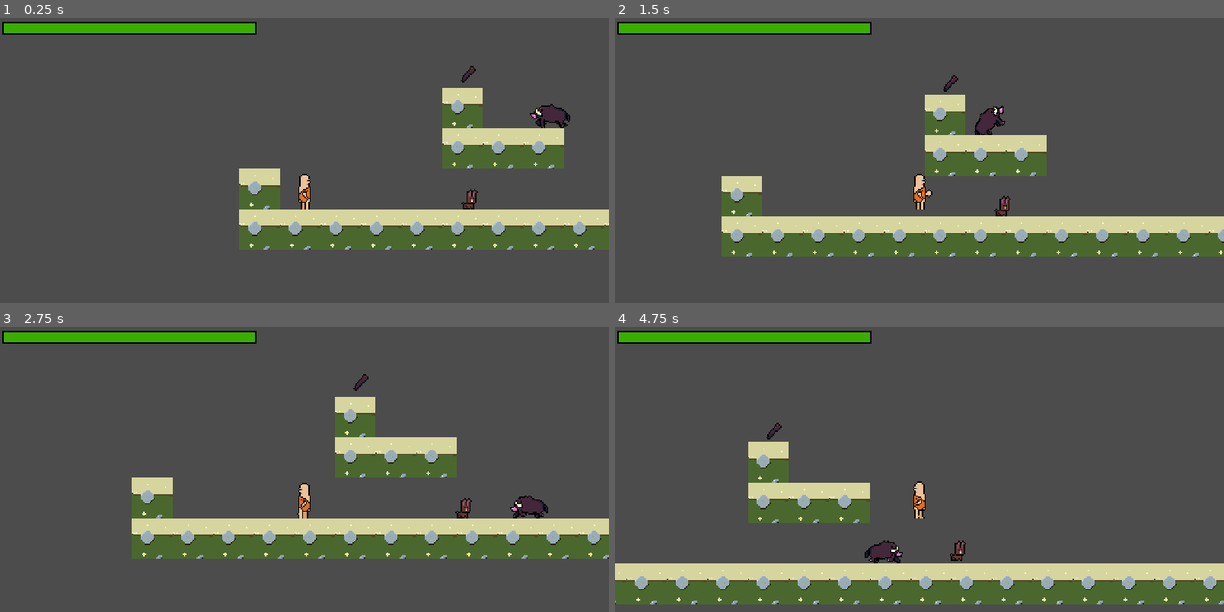
Above: before the commit, frames 1-4 (two rows, left to right).
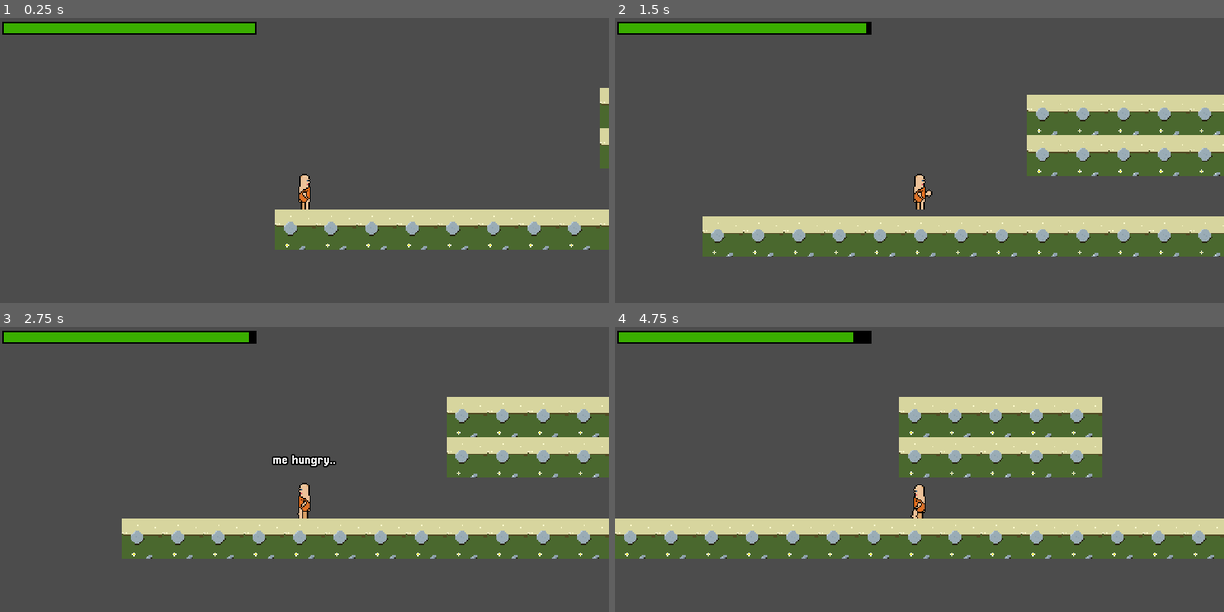
Above: after the commit, the same moments.

Repository: Graggor/gamejam-1
Game: Godot game, scene res://Levels/Level1.tscn
Same seed, same stepped clock (60 frames per second), same inputs: the game is played once before the commit and once after it. Sound files missing from this copy of the repository are replaced by a short silence.
Inputs (mouse positions are in pixels of both pictures, inside the frame that each line leads up to):
- Up to frame 1 (0.25 s): no input
- Up to frame 2 (1.5 s): move the mouse to (1053, 171) at 0.52 s; hold D (move_right) from 0.53 s (still down); click (1053, 171) at 0.6 s; tap Space (jump) at 0.77 s; move the mouse to (797, 206) at 1.27 s; click (797, 206) at 1.35 s
- Up to frame 3 (2.75 s): tap Space (jump) at 1.52 s; move the mouse to (365, 423) at 2.02 s; release D (move_right) at 2.03 s; hold A (move_left) from 2.03 s (still down); click (365, 423) at 2.1 s
- Up to frame 4 (4.75 s): move the mouse to (889, 566) at 2.77 s; release A (move_left) at 2.78 s; hold D (move_right) 2.78-4.28 s; click (889, 566) at 2.85 s; tap Space (jump) at 3.02, 3.77, 4.52 s; move the mouse to (1102, 549) at 3.52 s; click (1102, 549) at 3.6 s; move the mouse to (736, 446) at 4.27 s; hold A (move_left) from 4.28 s (still down); click (736, 446) at 4.35 s

The runs differ from the first frame. In frame 1, 7.6% of the frame differs, in the area x 39-100%, y 16-82%; in frame 2, 16%; in frame 3, 15%; in frame 4, 42%, in the area x 0-100%, y 1-98%.

Commit message:
fixed a crash. made a text thing.

Diff:
--- a/Characters/Enemies/Boar.tscn
+++ b/Characters/Enemies/Boar.tscn
@@ -178,7 +178,7 @@
 [node name="Sprite" type="Sprite" parent="."]
 texture = ExtResource( 1 )
 hframes = 12
-frame = 8
+frame = 7
 
 [node name="Vision" type="Area2D" parent="."]
 visible = false
@@ -218,6 +218,8 @@
 
 [node name="Sound" type="AudioStreamPlayer2D" parent="."]
 stream = ExtResource( 4 )
+max_distance = 400.0
+attenuation = 2.46229
 bus = "Sounds"
 
 [node name="AttackCooldown" type="Timer" parent="."]
--- a/Characters/Player/Player.tscn
+++ b/Characters/Player/Player.tscn
@@ -6,6 +6,14 @@
 [ext_resource path="res://Scripts/Hurtbox.gd" type="Script" id=4]
 [ext_resource path="res://audio/sounds/Player/player_hitting.wav" type="AudioStream" id=5]
 [ext_resource path="res://audio/sounds/Player/player_walkcycle.wav" type="AudioStream" id=6]
+[ext_resource path="res://audio/sounds/Player/heartbeat.wav" type="AudioStream" id=7]
+[ext_resource path="res://Fonts/Pixellari.ttf" type="DynamicFontData" id=8]
+
+[sub_resource type="DynamicFont" id=9]
+size = 10
+outline_size = 1
+outline_color = Color( 0, 0, 0, 1 )
+font_data = ExtResource( 8 )
 
 [sub_resource type="CapsuleShape2D" id=1]
 radius = 4.0
@@ -328,6 +336,19 @@
 collision_layer = 2
 script = ExtResource( 2 )
 
+[node name="Label" type="Label" parent="."]
+margin_left = -20.0
+margin_top = -34.125
+margin_right = 20.0
+margin_bottom = -20.125
+grow_horizontal = 2
+grow_vertical = 2
+custom_fonts/font = SubResource( 9 )
+align = 1
+__meta__ = {
+"_edit_use_anchors_": false
+}
+
 [node name="Camera2D" type="Camera2D" parent="."]
 current = true
 
@@ -387,6 +408,9 @@
 [node name="CodeSound" type="AudioStreamPlayer" parent="."]
 pitch_scale = 1.2
 bus = "Sounds"
+
+[node name="HeartMusic" type="AudioStreamPlayer" parent="."]
+stream = ExtResource( 7 )
 [connection signal="area_entered" from="Body/Hitbox" to="." method="_on_Hitbox_area_entered"]
 [connection signal="animation_finished" from="AnimationPlayer" to="." method="_on_AnimationPlayer_animation_finished"]
 [connection signal="timeout" from="PitchTimer" to="." method="_on_PitchTimer_timeout"]
--- a/Levels/Level1.tscn
+++ b/Levels/Level1.tscn
@@ -6,6 +6,7 @@
 [ext_resource path="res://Levels/DeathZone.tscn" type="PackedScene" id=4]
 [ext_resource path="res://audio/music/placeholdersong.ogg" type="AudioStream" id=5]
 [ext_resource path="res://Characters/Enemies/Bunny.tscn" type="PackedScene" id=6]
+[ext_resource path="res://Levels/TextNode.tscn" type="PackedScene" id=7]
 [ext_resource path="res://Levels/Pickups/Stick.tscn" type="PackedScene" id=8]
 
 [sub_resource type="ConvexPolygonShape2D" id=1]
@@ -57,15 +58,12 @@
 [node name="Bunny" parent="Enemies" instance=ExtResource( 6 )]
 position = Vector2( 82.0553, 18.4327 )
 
-[node name="Player" parent="." instance=ExtResource( 1 )]
-position = Vector2( -44.5953, 4.75684 )
-
 [node name="TileMap" type="TileMap" parent="."]
 tile_set = SubResource( 2 )
 cell_size = Vector2( 32, 32 )
 collision_mask = 14
 format = 1
-tile_data = PoolIntArray( -131070, 0, 0, -65534, 0, 0, -65533, 0, 0, -65532, 0, 0, 65533, 0, 0, 14, 0, 0, 131069, 0, 0, 131070, 0, 0, 1310 …(1271 unchanged characters)…
+tile_data = PoolIntArray( -65559, 0, 0, -65558, 0, 0, -65557, 0, 0, -65556, 0, 0, -65555, 0, 0, -131070, 0, 0, -23, 0, 0, -22, 0, 0, -21, 0, 0, -20, 0, 0, -19, 0, 0, -65534, 0, 0, -65533, 0, 0, -65532, 0, 0, 65533, 0, 0, 14, 0, 0, 131041, 0, 0, 131042, 0, 0, 131043, 0, 0, 131044, 0, 0, 131045, 0, 0, 131046, 0, 0, 131047, 0, 0, 131048, 0, 0, 131049, 0, 0, 131050, 0, 0, 131051, 0, 0, 131052, 0, 0, 131053, 0, 0, 131054, 0, 0, 131055, 0, 0, 131056, 0, 0, 131057, 0, 0, 131058, 0, 0, 131059, 0, 0, 131060, 0, 0, 131061, 0, 0, 131062, 0, 0, 131063, 0, 0, 131064, 0, 0, 131065, 0, 0, 131066, 0, 0, 131067, 0, 0, 131068, 0, 0, 131069, 0, 0, 131070, 0, 0, 1310 …(1271 unchanged characters)…
 
 [node name="Camera2D" type="Camera2D" parent="."]
 zoom = Vector2( 2, 2 )
@@ -75,7 +73,23 @@
 
 [node name="AudioStreamPlayer" type="AudioStreamPlayer" parent="."]
 stream = ExtResource( 5 )
+autoplay = true
 bus = "Music"
 
 [node name="Stick" parent="." instance=ExtResource( 8 )]
 position = Vector2( 84.4147, -72.4455 )
+
+[node name="TextNode" parent="." instance=ExtResource( 7 )]
+position = Vector2( -784.877, 15.4597 )
+text = "me hungry.."
+
+[node name="TextNode2" parent="." instance=ExtResource( 7 )]
+position = Vector2( -371.033, 14.2705 )
+text = "me tired.."
+
+[node name="TextNode3" parent="." instance=ExtResource( 7 )]
+position = Vector2( -78.4875, -17.8381 )
+text = "me kill bunny for meat!"
+
+[node name="Player" parent="." instance=ExtResource( 1 )]
+position = Vector2( -968.771, 3.43323e-05 )
--- /dev/null
+++ b/Levels/Pickups/Bread.tscn
@@ -0,0 +1,64 @@
+[gd_scene load_steps=7 format=2]
+
+[ext_resource path="res://audio/sounds/Player/eat_bread.wav" type="AudioStream" id=1]
+[ext_resource path="res://Sprites/Environment/bread.png" type="Texture" id=2]
+[ext_resource path="res://Sprites/Environment/HealthPickup.gd" type="Script" id=3]
+
+[sub_resource type="RectangleShape2D" id=1]
+extents = Vector2( 8, 8 )
+
+[sub_resource type="Animation" id=2]
+resource_name = "drop"
+length = 0.7
+tracks/0/type = "value"
+tracks/0/path = NodePath("Sprite:position")
+tracks/0/interp = 1
+tracks/0/loop_wrap = true
+tracks/0/imported = false
+tracks/0/enabled = true
+tracks/0/keys = {
+"times": PoolRealArray( 0, 0.1, 0.4, 0.5, 0.6 ),
+"transitions": PoolRealArray( 1, 1, 1, 1, 1 ),
+"update": 0,
+"values": [ Vector2( 0, 0 ), Vector2( 0, -40 ), Vector2( 0, 0 ), Vector2( 0, 10 ), Vector2( 0, 0 ) ]
+}
+
+[sub_resource type="Animation" id=3]
+length = 0.8
+loop = true
+tracks/0/type = "value"
+tracks/0/path = NodePath("Sprite:offset")
+tracks/0/interp = 1
+tracks/0/loop_wrap = true
+tracks/0/imported = false
+tracks/0/enabled = true
+tracks/0/keys = {
+"times": PoolRealArray( 0, 0.2, 0.4, 0.7 ),
+"transitions": PoolRealArray( 1, 1, 1, 1 ),
+"update": 0,
+"values": [ Vector2( 0, 0 ), Vector2( 0, -10 ), Vector2( 0, -20 ), Vector2( 0, 2 ) ]
+}
+
+[node name="Bread" type="Node2D"]
+script = ExtResource( 3 )
+
+[node name="Area2D" type="Area2D" parent="."]
+collision_layer = 0
+collision_mask = 2
+
+[node name="CollisionShape2D" type="CollisionShape2D" parent="Area2D"]
+shape = SubResource( 1 )
+
+[node name="Sprite" type="Sprite" parent="."]
+scale = Vector2( 0.5, 0.5 )
+texture = ExtResource( 2 )
+offset = Vector2( 0, -13.0852 )
+
+[node name="AnimationPlayer" type="AnimationPlayer" parent="."]
+anims/drop = SubResource( 2 )
+anims/idle = SubResource( 3 )
+
+[node name="AudioPlayer" type="AudioStreamPlayer" parent="."]
+stream = ExtResource( 1 )
+volume_db = -4.0
+bus = "Sounds"
--- /dev/null
+++ b/Levels/Pickups/Meat.tscn
@@ -0,0 +1,88 @@
+[gd_scene load_steps=7 format=2]
+
+[ext_resource path="res://audio/sounds/Player/eat_meat.wav" type="AudioStream" id=1]
+[ext_resource path="res://Sprites/Environment/meat.png" type="Texture" id=2]
+[ext_resource path="res://Sprites/Environment/HealthPickup.gd" type="Script" id=3]
+
+[sub_resource type="RectangleShape2D" id=1]
+extents = Vector2( 8, 8 )
+
+[sub_resource type="Animation" id=2]
+resource_name = "drop"
+length = 0.7
+tracks/0/type = "value"
+tracks/0/path = NodePath("Sprite:position")
+tracks/0/interp = 1
+tracks/0/loop_wrap = true
+tracks/0/imported = false
+tracks/0/enabled = true
+tracks/0/keys = {
+"times": PoolRealArray( 0, 0.1, 0.4, 0.5, 0.6 ),
+"transitions": PoolRealArray( 1, 1, 1, 1, 1 ),
+"update": 0,
+"values": [ Vector2( 0, 0 ), Vector2( 0, -40 ), Vector2( 0, 0 ), Vector2( 0, 10 ), Vector2( 0, 0 ) ]
+}
+tracks/1/type = "value"
+tracks/1/path = NodePath("Area2D/CollisionShape2D:disabled")
+tracks/1/interp = 1
+tracks/1/loop_wrap = true
+tracks/1/imported = false
+tracks/1/enabled = true
+tracks/1/keys = {
+"times": PoolRealArray( 0, 0.7 ),
+"transitions": PoolRealArray( 1, 1 ),
+"update": 1,
+"values": [ true, false ]
+}
+
+[sub_resource type="Animation" id=3]
+length = 0.8
+loop = true
+tracks/0/type = "value"
+tracks/0/path = NodePath("Sprite:offset")
+tracks/0/interp = 1
+tracks/0/loop_wrap = true
+tracks/0/imported = false
+tracks/0/enabled = true
+tracks/0/keys = {
+"times": PoolRealArray( 0, 0.2, 0.4, 0.7 ),
+"transitions": PoolRealArray( 1, 1, 1, 1 ),
+"update": 0,
+"values": [ Vector2( 0, 0 ), Vector2( 0, -10 ), Vector2( 0, -20 ), Vector2( 0, 2 ) ]
+}
+tracks/1/type = "value"
+tracks/1/path = NodePath("Area2D/CollisionShape2D:disabled")
+tracks/1/interp = 1
+tracks/1/loop_wrap = true
+tracks/1/imported = false
+tracks/1/enabled = true
+tracks/1/keys = {
+"times": PoolRealArray( 0 ),
+"transitions": PoolRealArray( 1 ),
+"update": 1,
+"values": [ false ]
+}
+
+[node name="Meat" type="Node2D"]
+script = ExtResource( 3 )
+
+[node name="Area2D" type="Area2D" parent="."]
+collision_layer = 0
+collision_mask = 2
+
+[node name="CollisionShape2D" type="CollisionShape2D" parent="Area2D"]
+shape = SubResource( 1 )
+
+[node name="Sprite" type="Sprite" parent="."]
+scale = Vector2( 0.5, 0.5 )
+texture = ExtResource( 2 )
+
+[node name="AnimationPlayer" type="AnimationPlayer" parent="."]
+anims/drop = SubResource( 2 )
+anims/idle = SubResource( 3 )
+
+[node name="AudioPlayer" type="AudioStreamPlayer" parent="."]
+stream = ExtResource( 1 )
+volume_db = -4.0
+bus = "Sounds"
+[connection signal="body_entered" from="Area2D" to="." method="_on_Area2D_body_entered"]
--- a/Levels/Pickups/Stick.tscn
+++ b/Levels/Pickups/Stick.tscn
@@ -18,10 +18,10 @@
 tracks/0/imported = false
 tracks/0/enabled = true
 tracks/0/keys = {
-"times": PoolRealArray( 0, 0.2, 0.4 ),
-"transitions": PoolRealArray( 1, 1, 1 ),
+"times": PoolRealArray( 0, 0.2, 0.4, 0.7 ),
+"transitions": PoolRealArray( 1, 1, 1, 1 ),
 "update": 0,
-"values": [ Vector2( 0, 0 ), Vector2( 0, -2 ), Vector2( 0, -4 ) ]
+"values": [ Vector2( 0, 0 ), Vector2( 0, -10 ), Vector2( 0, -20 ), Vector2( 0, 2 ) ]
 }
 
 [node name="Stick" type="Area2D"]
@@ -36,7 +36,7 @@
 
 [node name="Sprite" type="Sprite" parent="."]
 texture = ExtResource( 2 )
-offset = Vector2( 0, -3.08229 )
+offset = Vector2( 0, 2 )
 
 [node name="AnimationPlayer" type="AnimationPlayer" parent="."]
 anims/idle = SubResource( 2 )
--- a/Levels/Pickups/Sword.tscn
+++ b/Levels/Pickups/Sword.tscn
@@ -36,7 +36,7 @@
 
 [node name="Sprite" type="Sprite" parent="."]
 texture = ExtResource( 2 )
-offset = Vector2( 0, -2.8625 )
+offset = Vector2( 0, -1.13901 )
 
 [node name="AnimationPlayer" type="AnimationPlayer" parent="."]
 anims/idle = SubResource( 2 )
--- /dev/null
+++ b/Levels/TextNode.tscn
@@ -0,0 +1,13 @@
+[gd_scene load_steps=3 format=2]
+
+[ext_resource path="res://Scripts/TextNode.gd" type="Script" id=1]
+
+[sub_resource type="RectangleShape2D" id=1]
+extents = Vector2( 16, 16 )
+
+[node name="TextNode" type="Area2D"]
+script = ExtResource( 1 )
+
+[node name="CollisionShape2D" type="CollisionShape2D" parent="."]
+shape = SubResource( 1 )
+[connection signal="body_entered" from="." to="." method="_on_TextNode_body_entered"]
--- a/Scripts/Boar.gd
+++ b/Scripts/Boar.gd
@@ -14,6 +14,7 @@
 var chase_range = 90
 var attacking = false
 var may_attack = true
+var meat = preload("res://Levels/Pickups/Meat.tscn")
 
 onready var turnrays = $TurnRays
 onready var vision = $Vision
@@ -68,6 +69,8 @@
 				attacktimer.start()
 			velocity.x = lerp(velocity.x, speed * direction, 0.4)
 			velocity = move_and_slide(velocity, Vector2.UP)
+		"dead":
+			pass
 
 func turn_to_player():
 	var player = get_owner().get_node("Player")
@@ -114,6 +117,9 @@
 	turn_to_player()
 
 func die():
+	var drop = meat.instance()
+	drop.position = position
+	get_parent().add_child(drop)
 	queue_free()
 
 func _on_Hitbox_area_entered(area):
--- a/Scripts/Bunny.gd
+++ b/Scripts/Bunny.gd
@@ -14,6 +14,7 @@
 var running = false
 var hit_sounds = []
 var playing_sound = false
+var meat = preload("res://Levels/Pickups/Meat.tscn")
 
 onready var turnrays = $TurnRays
 onready var runtimer = $RunTimer
@@ -35,7 +36,8 @@
 	print(health)
 
 func _physics_process(delta):
-	if (health <= 0):
+	if (health <= 0 && state != "dead"):
+		state = "dead"
 		die()
 
 	velocity.y += gravity * delta
@@ -54,6 +56,8 @@
 				runtimer.start()
 			if jumpray.is_colliding() && is_on_floor():
 				jump()
+		"dead":
+			pass
 
 	velocity.x = lerp(velocity.x, speed * direction, 0.4)
 	velocity = move_and_slide(velocity, Vector2.UP)
@@ -103,6 +107,10 @@
 		animationplayer.play(anim)
 
 func die():
+	var drop = meat.instance()
+	drop.position = position
+	get_parent().add_child(drop)
+	yield(sound, "finished")
 	queue_free()
 
 
--- a/Scripts/Player.gd
+++ b/Scripts/Player.gd
@@ -2,7 +2,7 @@
 
 const SLOPE_STOP = 64
 
-var health = 100
+var health = 100.0
 var move_speed = 5 * Globals.UNIT_SIZE
 var max_jump_velocity
 var min_jump_velocity
@@ -18,12 +18,18 @@
 var weapon = "punch"
 var walk_pitch = 1.0
 var jump_sound
+var heart_time = 0
+var heart_step = 1
+var max_heart_time = 60
+var heart_start
+var heart_damage
 
 var velocity = Vector2.ZERO
 
 onready var animation_player = $AnimationPlayer
 onready var sound = $Sound
 onready var code_sound = $CodeSound
+onready var heart_music = $HeartMusic
 
 func _ready():
 	gravity = 2 * max_jump_height / pow(jump_duration, 2)
@@ -33,6 +39,11 @@
 
 	jump_sound = preload("res://audio/sounds/Player/player_jump3.wav")
 
+	heart_start = (health / max_heart_time) * 24
+	heart_damage = health / max_heart_time
+	print(heart_damage)
+	print(heart_start)
+
 	$Camera2D/HUD/HealthBar._on_health_updated(health)
 	$Camera2D/HUD/HealthBar._on_max_health_updated(health)
 
@@ -41,6 +52,16 @@
 		die()
 	else:
 		_get_input()
+
+		heart_time += delta
+		if heart_time >= heart_step:
+			take_damage(heart_damage)
+			heart_time = 0
+
+		if health < heart_start && !heart_music.is_playing():
+			heart_music.play()
+		if health > heart_start:
+			heart_music.stop()
 
 		if jumping:
 			snap = Vector2()
@@ -112,6 +133,16 @@
 	randomize()
 	walk_pitch = rand_range(2, 1)
 
+func heal():
+	health += 10
+	print(health)
+	$Camera2D/HUD/HealthBar._on_health_updated(health)
+
+func talk(words):
+	$Label.text = words
+	yield(get_tree().create_timer(2), "timeout")
+	$Label.text = ""
+
 
 func _on_PitchTimer_timeout():
 	randomize_pitch()
--- /dev/null
+++ b/Scripts/TextNode.gd
@@ -0,0 +1,6 @@
+extends Area2D
+
+export (String) var text
+
+func _on_TextNode_body_entered(body):
+	body.talk(text)
--- /dev/null
+++ b/Sprites/Environment/HealthPickup.gd
@@ -0,0 +1,14 @@
+extends Node2D
+
+onready var animationplayer = $AnimationPlayer
+
+func _ready():
+	animationplayer.play("drop")
+	yield(animationplayer, "animation_finished")
+	animationplayer.play("idle")
+
+
+func _on_Area2D_body_entered(body):
+	$Area2D/CollisionShape2D.disabled = true
+	body.heal()
+	queue_free()
--- a/default_bus_layout.tres
+++ b/default_bus_layout.tres
@@ -5,11 +5,11 @@
 bus/1/solo = false
 bus/1/mute = false
 bus/1/bypass_fx = false
-bus/1/volume_db = 0.045042
+bus/1/volume_db = -14.6228
 bus/1/send = "Master"
 bus/2/name = "Sounds"
 bus/2/solo = false
 bus/2/mute = false
 bus/2/bypass_fx = false
-bus/2/volume_db = 1.65599
+bus/2/volume_db = -2.51026
 bus/2/send = "Master"
Not shown: 1 places in Characters/Player/Player.tscn that only renumber resources
Binary file added: Fonts/Pixellari.ttf
Not shown: 1 places in Levels/Level1.tscn that only renumber resources
